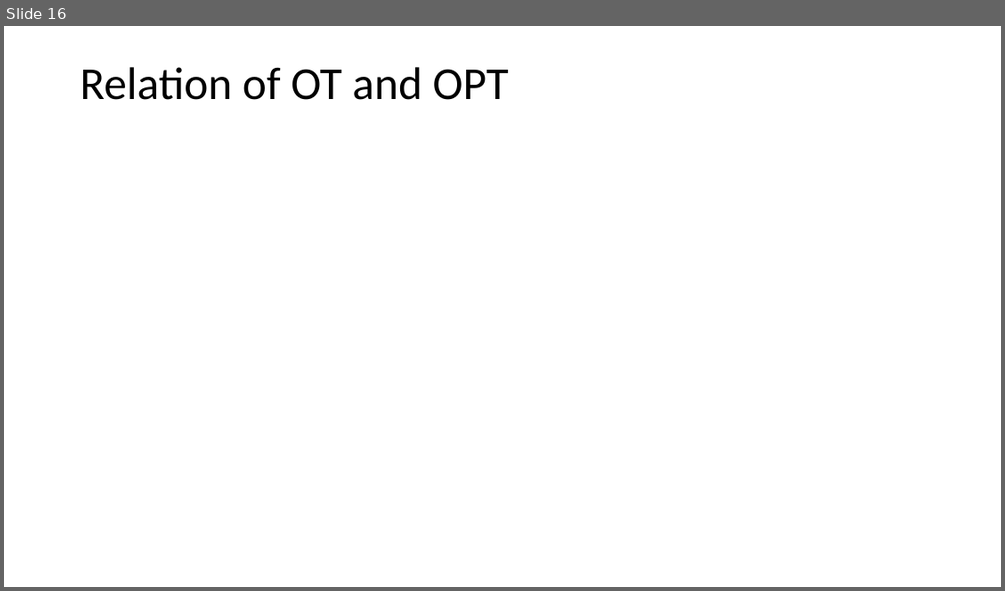
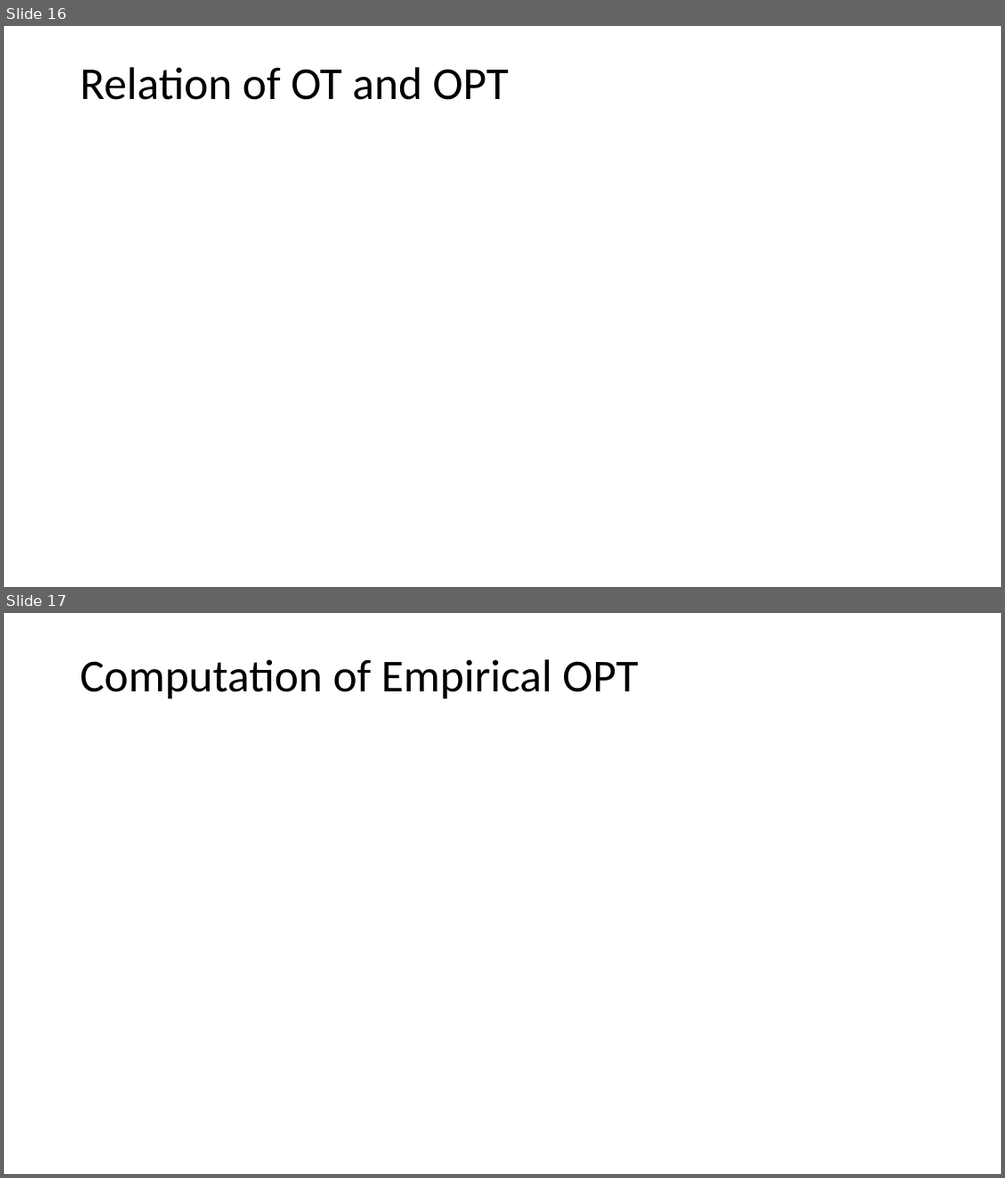
Before and after one commit to yikun-baio/sliced_opt, a slide deck: Sliced Optimal Partial Transport/OPT_Yikun.pptx. Shown one above the other, each under a label of ours: slide 16 before the commit, slides 16 and 17 after it. The pictures are 1005x591 and 1005x1178 pixels, drawn with LibreOffice and Linux fonts; fonts in the diff are those of the drawing; grey boxes stand for pictures. Boxes give left, top, right and bottom in pixels: in the first picture for what was removed or moved away, otherwise in the second. Text is boxed around its words. In the diff, an @@ line names an element or a change of style, - is before the commit and + after.

```diff
--- a/Sliced Optimal Partial Transport/OPT_Yikun.pptx
+++ b/Sliced Optimal Partial Transport/OPT_Yikun.pptx
@@ slide 17 added at (4, 613, 1001, 1174), background #FFFFFF @@
@@ title added at (80, 659, 638, 699), 44 pt, text #000000 @@
+Computation of Empirical OPT
```
Also in this commit, not shown: 1 slide changed, 4 other slides added, 1 other file.
